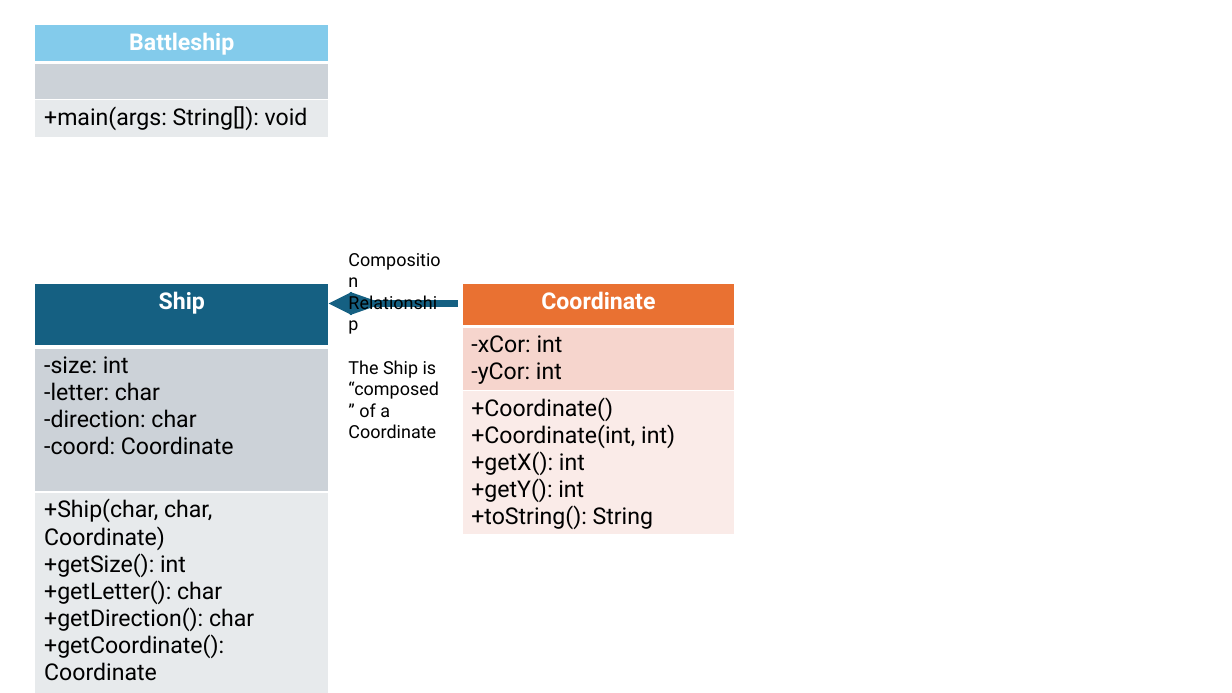
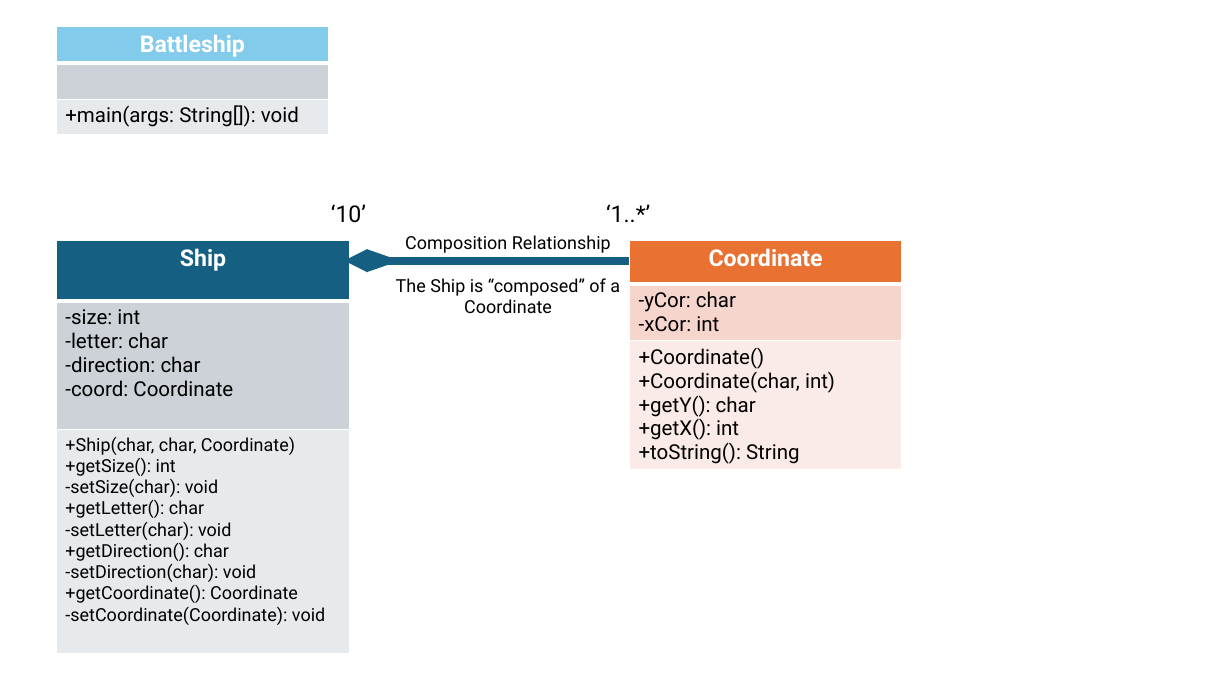
Before and after one commit to nsands1/Games, a slide deck: slide 1 of BattleshipGame/BattleshipGame/img/UML.pptx. Drawn at 1232x693 pixels with LibreOffice and Linux fonts; fonts in the diff are those of the drawing. Boxes give left, top, right and bottom in pixels: in the first picture for what was removed or moved away, otherwise in the second. Text is boxed around its words. In the diff, an @@ line names an element or a change of style, - is before the commit and + after.

```diff
--- a/BattleshipGame/BattleshipGame/img/UML.pptx
+++ b/BattleshipGame/BattleshipGame/img/UML.pptx
@@ table at bbox=[56, 27, 329, 137] @@
@@ size 18 to 16 pt in "+main(args: String[]): void" @@
@@ table: place and size @@
-table at bbox=[35, 25, 329, 138]
+table at bbox=[56, 27, 329, 137]
@@ text added at bbox=[331, 204, 366, 223], 18 pt, text #000000 @@
+‘10’
@@ text added at bbox=[606, 204, 650, 222], 18 pt, text #000000 @@
+‘1..*’
@@ text "Composition Relationship The Ship is ...": place and size @@
-text "Composition Relationship The Ship is ..." at bbox=[348, 360, 439, 438]
+text "Composition Relationship The Ship is ..." at bbox=[396, 235, 620, 313]
@@ text "Composition Relationship The Ship is ..." at bbox=[396, 235, 620, 313]: alignment left to centre @@
@@ table at bbox=[56, 241, 350, 664] @@
-row 3, column 1: +Ship(char, char, Coordinate) +getSize(): int +getLetter(): char +getDirection(): char +getCoordinate(): Coordinate
+row 3, column 1: +Ship(char, char, Coordinate) +getSize(): int / -setSize(char): void +getLetter(): char / -setLetter(char): void +getDirection(): char / -setDirection(char): void +getCoordinate(): Coordinate / -setCoordinate(Coordinate): void
@@ size 18 to 16 pt in "-size: int -letter: char -direction: char -coord: ..." @@
@@ table: place and size @@
-table at bbox=[35, 284, 329, 685]
+table at bbox=[56, 241, 350, 664]
@@ arrow moved from (457, 304) - (329, 304) to (629, 261) - (344, 261) @@
@@ triangle: place and size @@
-triangle at bbox=[350, 293, 383, 316]
+triangle at bbox=[366, 249, 400, 272]
@@ table at bbox=[629, 241, 902, 475] @@
-row 2, column 1: -xCor: int -yCor: int
+row 2, column 1: -yCor: char / -xCor: int
-row 3, column 1: +Coordinate() / +Coordinate(int, int) / +getX(): int +getY(): int +toString(): String
+row 3, column 1: +Coordinate() / +Coordinate(char, int) / +getY(): char / +getX(): int +toString(): String
@@ table: place and size @@
-table at bbox=[462, 284, 735, 540]
+table at bbox=[629, 241, 902, 475]
```
Also in this commit, not shown: 1 other slide changed, 8 other files.
